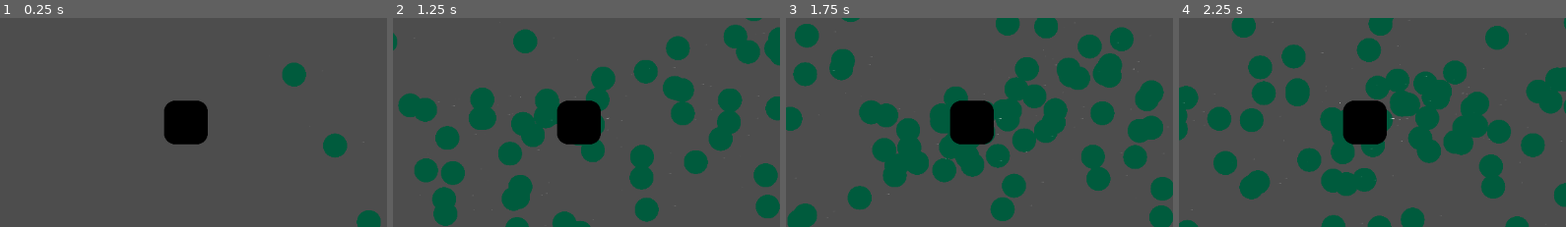
Above: before the commit, frames 1-4 (left to right).
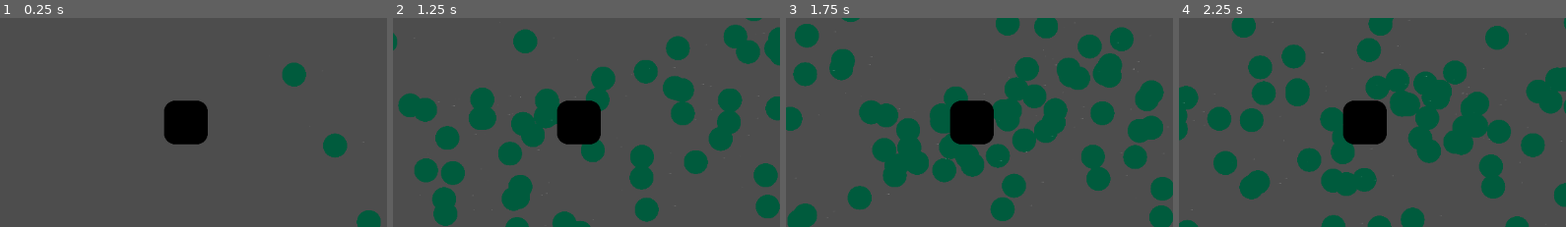
Above: after the commit, the same moments.

Repository: GamerKT4/j-ust-a-nyth-in-g
Game: Godot game, scene res://Scenes/main.tscn
Two runs of this game, one before a commit and one after it. Both use one fixed random seed, a clock stepped at 60 frames per second and the inputs below.
Inputs:
- Up to frame 1 (0.25 s): no input
- Up to frame 2 (1.25 s): no input
- Up to frame 3 (1.75 s): no input
- Up to frame 4 (2.25 s): no input
The pictures show only the part of the screen within x 25-75%, y 24-74%; the shares and areas given below are measured in that part.

Frame 1 is identical in both runs. In frame 2, less than 0.1% of the frame differs, in the area x 47-60%, y 46-62%; in frame 3, less than 0.1%; in frame 4, 0.5%, in the area x 39-60%, y 40-67%.

Commit message:
Made bugs despawn
as the title says, now bugs despawn after hitting the area2d of the house so the game doesn't lag like crazy after a few seconds.

Diff:
--- a/Scenes/basic_bug.tscn
+++ b/Scenes/basic_bug.tscn
@@ -6,7 +6,7 @@
 [sub_resource type="CircleShape2D" id="CircleShape2D_xygos"]
 radius = 17.0
 
-[node name="basic_bug" type="CharacterBody2D" unique_id=1270867735]
+[node name="basic_bug" type="CharacterBody2D" unique_id=1270867735 groups=["Enemies"]]
 script = ExtResource("1_g2awu")
 
 [node name="Sprite2D" type="Sprite2D" parent="." unique_id=289731266]
--- a/Scenes/house.tscn
+++ b/Scenes/house.tscn
@@ -2,6 +2,9 @@
 
 [ext_resource type="Script" uid="uid://cvbthhdl3gv2a" path="res://Scripts/house.gd" id="1_n87ef"]
 [ext_resource type="Texture2D" uid="uid://n753ogkurule" path="res://Assets/Environment/House.png" id="1_okrnj"]
+
+[sub_resource type="CircleShape2D" id="CircleShape2D_n87ef"]
+radius = 26.019224
 
 [node name="House" type="Node2D" unique_id=806136155]
 scale = Vector2(2, 2)
@@ -13,8 +16,7 @@
 
 [node name="Area2D" type="Area2D" parent="." unique_id=1277380773]
 
-[node name="CollisionPolygon2D" type="CollisionPolygon2D" parent="Area2D" unique_id=935350160]
-build_mode = 1
-polygon = PackedVector2Array(-30, -18, -30, -20, -29, -23, -26, -27, -21, -30, -18, -30, 17, -30, 23, -28, 26, -25, 29, -22, 29, -19, 30, 17, 29, 22, 26, 27, 21, 30, 17, 31, -18, 31, -23, 29, -27, 26, -30, 22, -31, 17)
+[node name="CollisionShape2D" type="CollisionShape2D" parent="Area2D" unique_id=468479169]
+shape = SubResource("CircleShape2D_n87ef")
 
 [connection signal="body_entered" from="Area2D" to="." method="_on_area_2d_body_entered"]
--- a/Scripts/basic_bug.gd
+++ b/Scripts/basic_bug.gd
@@ -15,4 +15,3 @@
 # Called every frame. 'delta' is the elapsed time since the previous frame.
 func _physics_process(delta):
 	position = position.move_toward(house_position, bug_speed*delta)
-	pass
--- a/Scripts/bug_spawner.gd
+++ b/Scripts/bug_spawner.gd
@@ -6,13 +6,15 @@
 var random_cords: Vector2
 var upper_limit: Vector2
 var lower_limit: Vector2
+
+
 func _ready() -> void:
 	viewport_size = get_viewport().size
 	upper_limit = Vector2(viewport_size.x - 36, viewport_size.y - 36)
 	lower_limit = Vector2(36, 36)
-# Called every frame. 'delta' is the elapsed time since the previous frame.
+
+
 func _physics_process(delta):
-
 	random_cords.x = randf_range(lower_limit.x, upper_limit.x)
 	random_cords.y = randf_range(lower_limit.y, upper_limit.y)
 
--- a/Scripts/house.gd
+++ b/Scripts/house.gd
@@ -7,7 +7,7 @@
 	pass
 
 
-
-
-func _on_area_2d_body_entered(body: Node2D) -> void:
-	print("You lost!")
+func _on_area_2d_body_entered(body) -> void:
+	if body.is_in_group("Enemies"):
+		print("You lost!")
+		body.queue_free()
